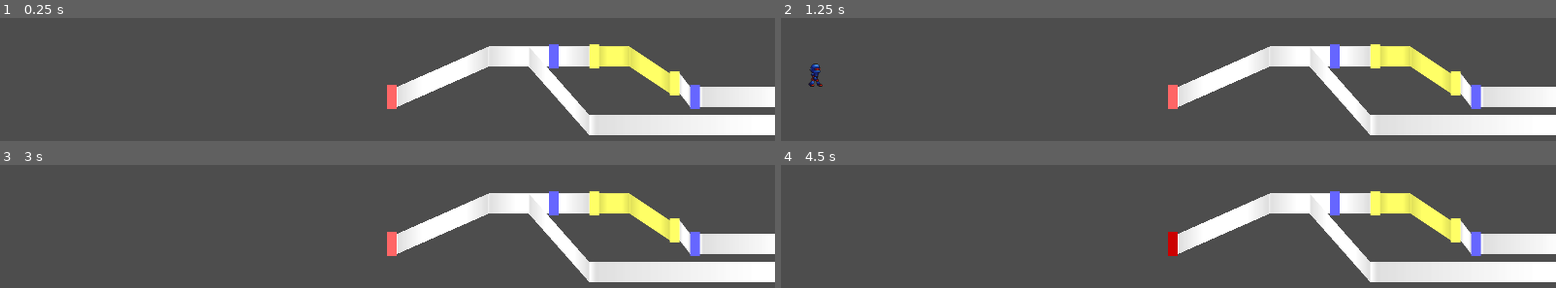
Above: before the commit, frames 1-4 (two rows, left to right).
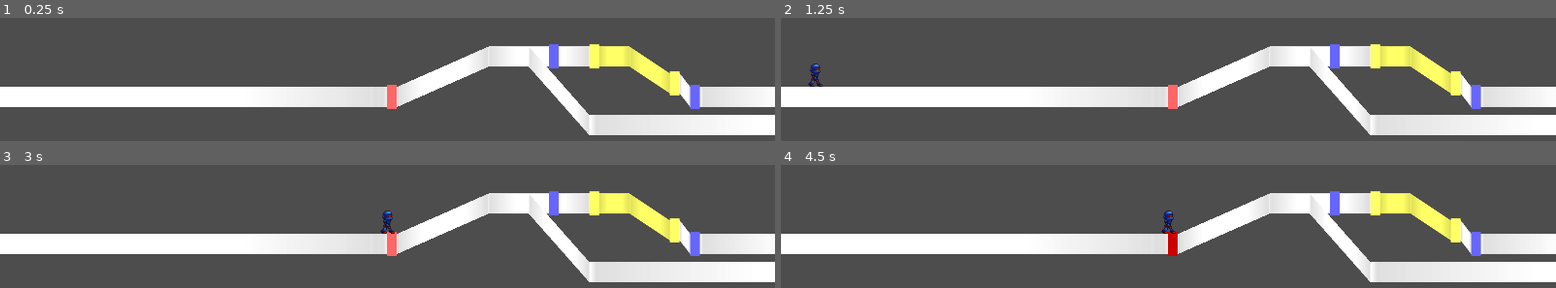
Above: after the commit, the same moments.

Repository: junu192857/Vexatonic-dash-2
Game: Godot game, scene res://Scenes/RhythmScene.tscn
Same seed, same stepped clock (60 frames per second), same inputs: the game is played once before the commit and once after it. Sound files missing from this copy of the repository are replaced by a short silence.
Inputs:
- Up to frame 1 (0.25 s): no input
- Up to frame 2 (1.25 s): tap Enter at 0.5 s; hold A (a) from 0.53 s (still down); tap D (d) at 0.8 s
- Up to frame 3 (3 s): tap Space at 1.25 s; release A (a) at 1.28 s; tap D (d) at 1.35 s; tap K (k) at 1.55 s; hold K (k) 2.03-2.78 s; tap L (l) at 2.3, 2.85 s
- Up to frame 4 (4.5 s): tap S (s) at 3.05 s; hold S (s) 3.53-4.28 s; tap A (a) at 3.8, 4.35 s; tap Enter at 4.25 s

The runs differ from the first frame. In frame 1, 8.3% of the frame differs, in the area x 0-50%, y 55-73%; in frame 2, 8.3%; in frame 3, 8.5%, in the area x 0-51%, y 37-73%; in frame 4, 8.5%.

Commit message:
lane keyframe 관련 버그 수정

Diff:
--- a/vexatonic-dash-2/Scripts/Connector.gd
+++ b/vexatonic-dash-2/Scripts/Connector.gd
@@ -10,12 +10,14 @@
 
 
 func set_connector_data(p_color:int, start_time, end_time, p_lane: Lane, first: bool) -> float:
+	print("Calling set_connector_data with %d, %f, %f" % [p_color, start_time, end_time])
 	lane = p_lane
 	var calculated_delta_y: float = 0.0
 	var start_height
 	if p_lane != null:
 		start_height = p_lane.get_height(start_time - Setting.time_per_note_width) if first else \
 					   p_lane.get_height(start_time)
+		print("STARt height: %f" % start_height)
 		for kf in p_lane.keyframes:
 			if kf.x > start_time:
 				if kf.x >= end_time:
--- a/vexatonic-dash-2/Scripts/RhythmManager.gd
+++ b/vexatonic-dash-2/Scripts/RhythmManager.gd
@@ -125,7 +125,8 @@
 func place_initial_connector(lane: Lane):
 	if (!lane.notes.is_empty()):
 		if (lane.is_init):
-			var initial_height = lane.keyframes[0].y
+			print("THIS IS INITIAL LANE")
+			#var initial_height = lane.keyframes[0].y
 			var connector = CONNECTOR_SCENE.instantiate() as Node2D
 			connector.position = Vector2(-1500,0)
 			connector.set_connector_data(-1, -3000, lane.notes[0].get_time(), lane, false)
--- a/vexatonic-dash-2/Scripts/Scripts_without_Node/Lane.gd
+++ b/vexatonic-dash-2/Scripts/Scripts_without_Node/Lane.gd
@@ -12,9 +12,11 @@
 	note_index = 0
 
 func add_keyframe(time: float, height: float):
+	delete_middle_keyframe(time - 0.001, time + 0.001)
 	keyframes.append(Vector2(time,height))
 
 func insert_keyframe(time: float, height: float):
+	delete_middle_keyframe(time - 0.001, time + 0.001)
 	var new_kf = Vector2(time, height)
 	for i in range(keyframes.size()):
 		if keyframes[i].x > time:
